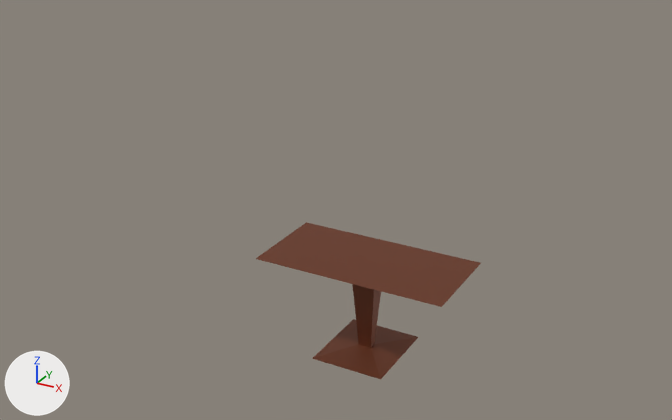
The glTF model godot_runtime/officegame/exports/submission.glb: old version first, new version second.
Camera for both pictures: a 50 mm lens placed at (5.93, -11.82, 8.26), pointed at (-0.5, -0.14, 2.43). The lights are fixed; the arrows at lower left show +X, +Y and +Z. The older version comes first. Where no turn or scale is listed for an object, it has been applied to the vertices. Vertices at exactly the same position are counted once.
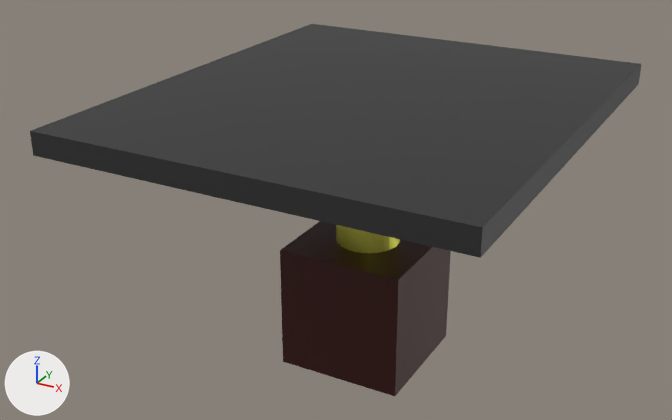
The edits, one by one:
Material 'Material' (mat_material) changes colour from brown #7b442d to dark red #3f0900; in linear values from (0.199, 0.0584, 0.0265) to (0.0501, 0.00281, 0.0).
Material 'Material.001' (mat_material_001) is new.
Its base color is (0.0999, 0.0999, 0.0999) (dark grey #595959).
Its metallic is 1.0.
Material 'Material.002' (mat_material_002) is new.
Its base color is (0.8, 0.793, 0.128) (yellow #e7e664).
Its metallic is 1.0.
me_cube is used by ob_cube; location (0.0, 0.0, 0.74); scale (0.208, 0.167, 0.675).
me_cube had 16 vertices, 28 faces and spanned x -7.7..7.7, y -4.8..4.8, z -1.1..1.3.
me_cube now has 8 vertices, 12 faces and spans x -1.0..1.0, y -1.0..1.0, z -1.0..1.0.
Part 1, on me_cube:
8 vertices are removed from x -7.7..7.7, y -4.8..4.8, z -1.1..1.3.
20 faces are deleted.
4 vertices move from x -0.5..0.5, y -0.4..0.4, z -1.0 to x -1.0..1.0, y -1.0..1.0, z -1.0.
4 new faces join them.
Mesh me_cube_001 is new.
It is a box spanning x -3.11..3.11, y -3.64..3.64, z -0.17..0.17.
It uses material mat_material_001 (dark grey #595959).
Mesh me_cylinder is new.
It is a 32-sided cylinder along z spanning x -0.5..0.5, y -0.5..0.5, z -1.17..1.17.
It uses material mat_material_002 (yellow #e7e664).
Object 'Cube' (ob_cube) is rescaled from (0.208, 0.167, 0.675) to (1.0, 1.0, 1.0).
Object 'Cube' (ob_cube) moves from (0.0, 0.0, 0.74) to (0.0, 0.0, 0.98).
Object 'Cube.001' (ob_cube_001) is new; it shows me_cube_001.
Its location is (0.0, 0.0, 4.17).
Object 'Cylinder' (ob_cylinder) is new; it shows me_cylinder.
Its location is (0.0, 0.0, 2.81).

What differs and where, as boxes (x1, y1, x2, y2) in the pictures (672 x 420 px):
'Cube.001', added
    after: (30, 24, 641, 258)
'Cube', recoloured, reshaped, moved, rescaled
    before: (256, 222, 481, 379)
    after: (280, 221, 451, 396)
'Cylinder', added (yellow)
    after: (336, 225, 400, 253)
